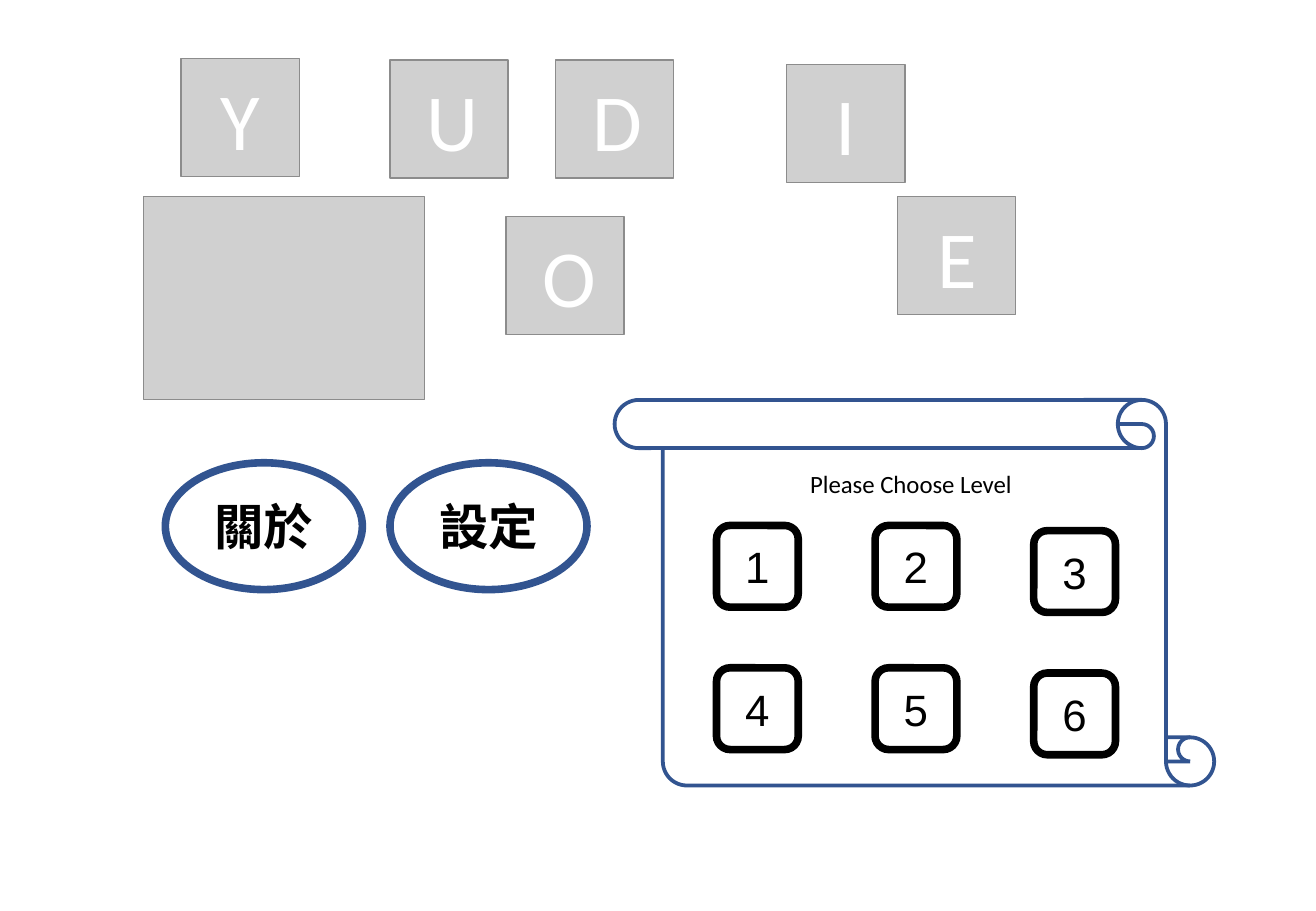
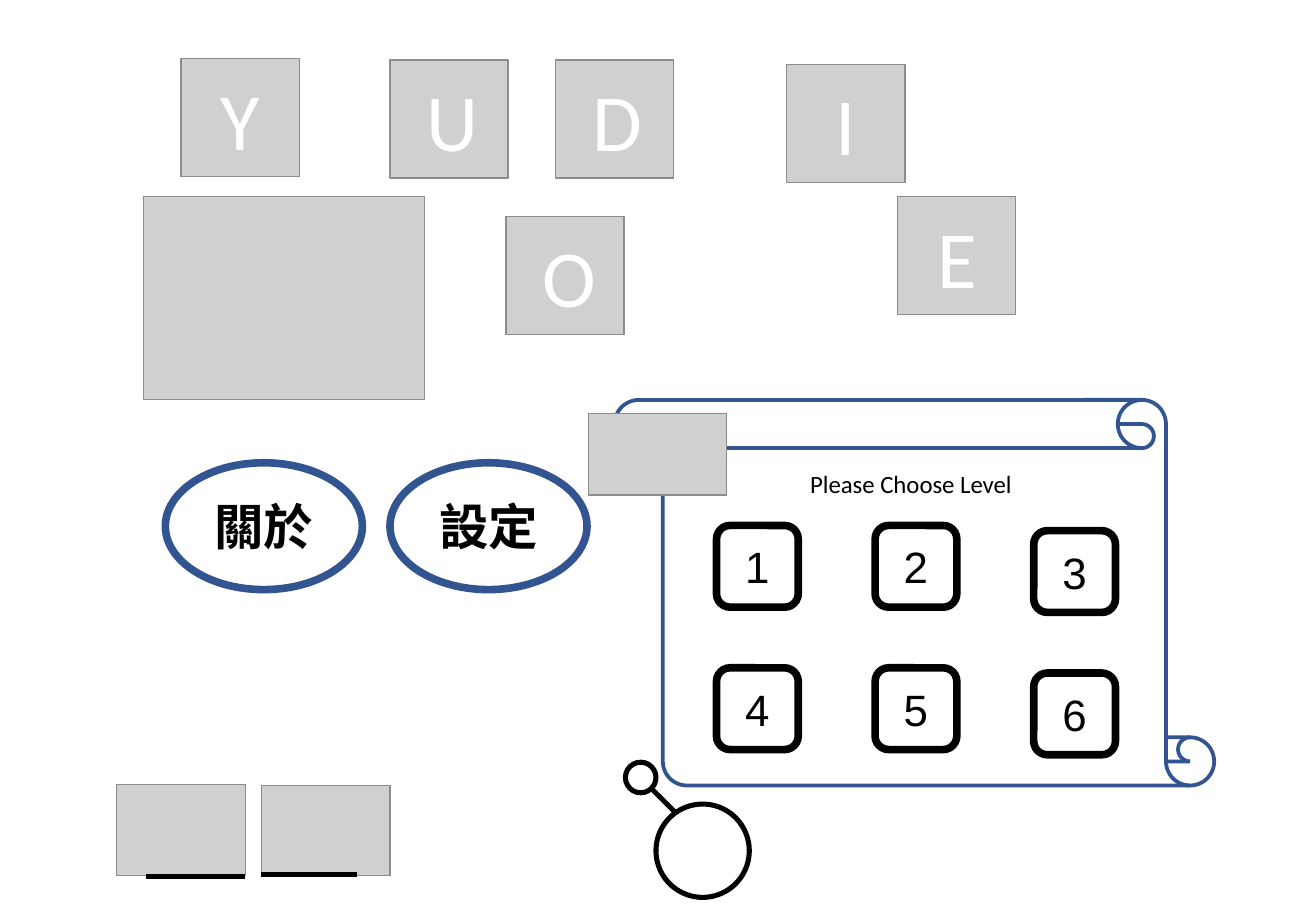
Before and after one commit to YangKelvin/SuperAdventure, a slide deck: slide 1 of images/簡報1.pptx. Drawn at 1316x911 pixels with LibreOffice and Linux fonts; fonts in the diff are those of the drawing; grey boxes stand for pictures. Boxes give left, top, right and bottom in pixels: in the first picture for what was removed or moved away, otherwise in the second. Text is boxed around its words. In the diff, an @@ line names an element or a change of style, - is before the commit and + after.

```diff
--- a/images/簡報1.pptx
+++ b/images/簡報1.pptx
@@ picture added at box(589, 413, 727, 495) @@
@@ ellipse added at box(626, 763, 656, 793), fill #FFFFFF, outline #000000 3 pt @@
@@ picture added at box(117, 785, 245, 876) @@
@@ picture added at box(261, 785, 390, 876) @@
@@ line added from (653, 790) to (676, 813), #000000 3 pt @@
@@ ellipse added at box(656, 804, 750, 898), fill #FFFFFF, outline #000000 3 pt @@
@@ line added from (147, 877) to (245, 877), #000000 3 pt @@
@@ line added from (357, 875) to (261, 875), #000000 3 pt @@
```
Also in this commit, not shown: 12 other files.
